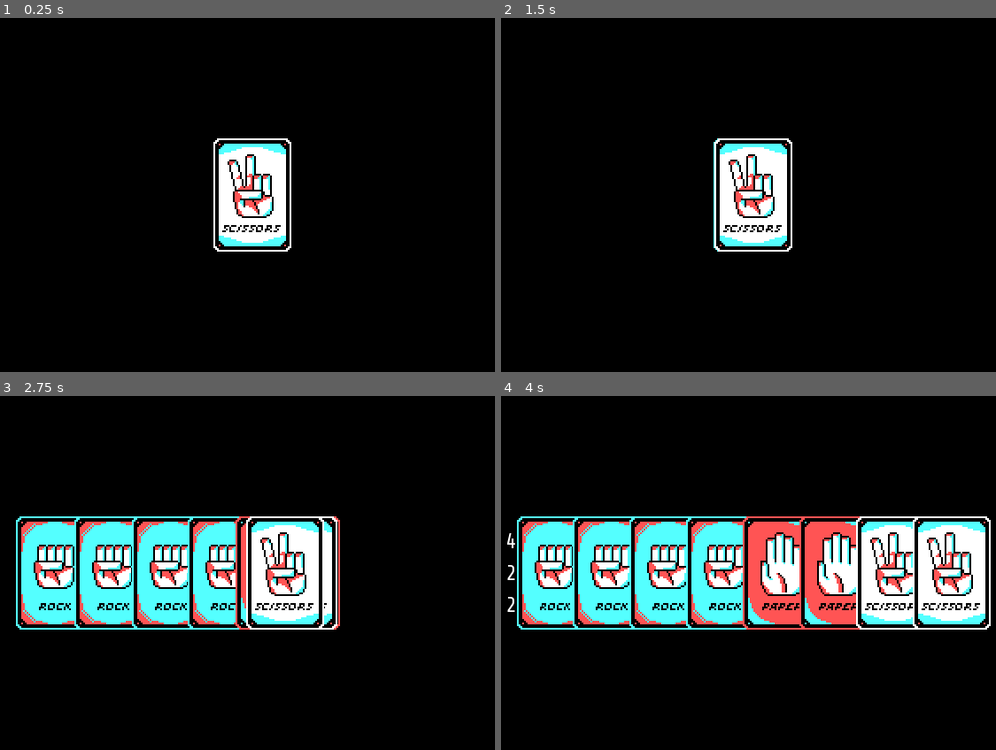
Above: before the commit, frames 1-4 (two rows, left to right).
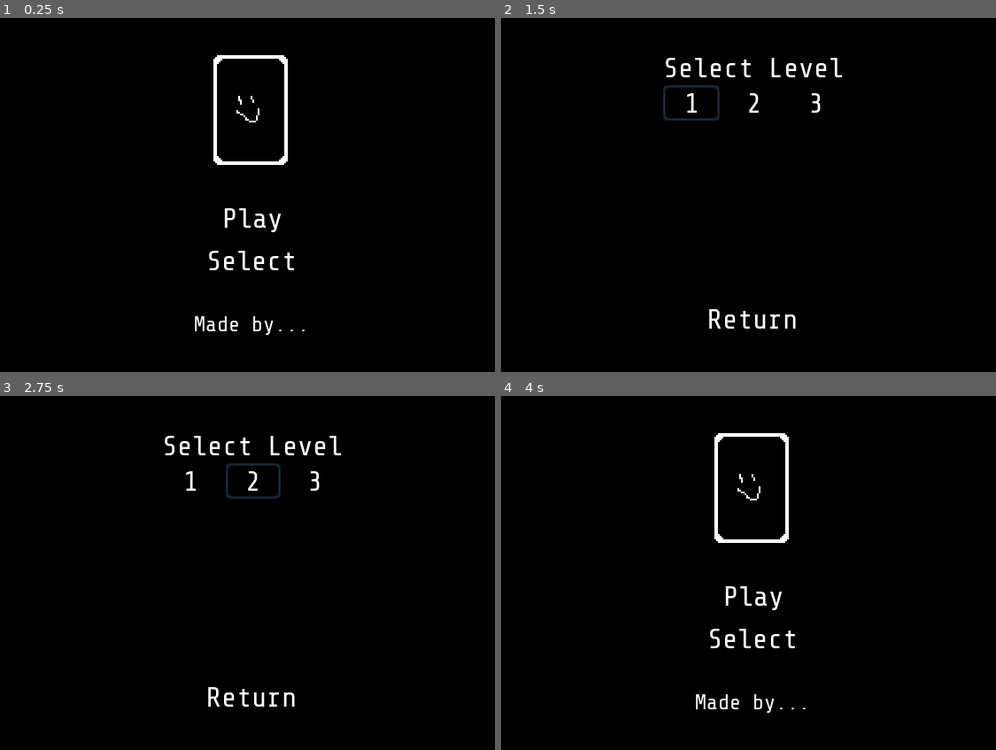
Above: after the commit, the same moments.

Repository: enunezs/EC2020GameJam
Game: Godot game, scene res://Scenes/MainMenu.tscn
The game is run twice, just before and just after one commit, with the same random seed, the same clock (stepped at 60 frames per second) and the same inputs. Before the commit the project starts from res://Game.tscn.
Inputs (mouse positions are in pixels of both pictures, inside the frame that each line leads up to):
- Up to frame 1 (0.25 s): no input
- Up to frame 2 (1.5 s): click (753, 258) at 0.5 s, where only the run after the commit has a clickable "Select"; click (689, 102) at 1.25 s, where only the run after the commit has a clickable "1"
- Up to frame 3 (2.75 s): click (252, 480) at 2 s, where only the run after the commit has a clickable "2"
- Up to frame 4 (4 s): click (817, 480) at 2.75 s, where only the run after the commit has a clickable "3"; click (753, 696) at 3.5 s, where only the run after the commit has a clickable "Return"

The runs differ from the first frame. In frame 1, 4.8% of the frame differs, in the area x 39-62%, y 10-90%; in frame 2, 5.2%; in frame 3, 18%; in frame 4, 25%, in the area x 1-99%, y 10-90%.

Commit message:
Level select works

Diff:
--- /dev/null
+++ b/ButtonLoadScene.gd
@@ -0,0 +1,9 @@
+extends Button
+
+
+export(String, FILE) onready var scene_file_path
+
+func _on_ButtonPlay_pressed():
+	print("Switching to scene ")
+	print(scene_file_path)
+	get_tree().change_scene(scene_file_path)
--- /dev/null
+++ b/ButtonToScene.tscn
@@ -0,0 +1,31 @@
+[gd_scene load_steps=3 format=2]
+
+[ext_resource path="res://Font/BaseFont.tres" type="DynamicFont" id=1]
+[ext_resource path="res://ButtonLoadScene.gd" type="Script" id=2]
+
+[node name="ButtonPlay" type="Button"]
+margin_top = 29.0
+margin_right = 64.0
+margin_bottom = 49.0
+flat = true
+script = ExtResource( 2 )
+__meta__ = {
+"_edit_use_anchors_": false
+}
+
+[node name="TextPlay" type="Label" parent="."]
+anchor_left = 0.5
+anchor_top = 0.5
+anchor_right = 0.5
+anchor_bottom = 0.5
+margin_left = -32.0
+margin_top = -9.5
+margin_right = 32.0
+margin_bottom = 9.5
+custom_fonts/font = ExtResource( 1 )
+text = "Play"
+align = 1
+__meta__ = {
+"_edit_use_anchors_": false
+}
+[connection signal="pressed" from="." to="." method="_on_ButtonPlay_pressed"]
--- /dev/null
+++ b/Font/BaseFont.tres
@@ -0,0 +1,6 @@
+[gd_resource type="DynamicFont" load_steps=2 format=2]
+
+[ext_resource path="res://Font/Shure Tech Mono Nerd Font Complete.ttf" type="DynamicFontData" id=1]
+
+[resource]
+font_data = ExtResource( 1 )
--- a/Game.tscn
+++ b/Scenes/Game.tscn
@@ -1,24 +1,24 @@
 [gd_scene load_steps=7 format=2]
 
-[ext_resource path="res://Cards/CardBase.tscn" type="PackedScene" id=1]
+[ext_resource path="res://Board.gd" type="Script" id=1]
 [ext_resource path="res://MainGame.gd" type="Script" id=2]
-[ext_resource path="res://Board.gd" type="Script" id=3]
-[ext_resource path="res://Font/Shure Tech Mono Nerd Font Complete.ttf" type="DynamicFontData" id=4]
-[ext_resource path="res://UI.gd" type="Script" id=5]
+[ext_resource path="res://Cards/CardBase.tscn" type="PackedScene" id=3]
+[ext_resource path="res://UI.gd" type="Script" id=4]
+[ext_resource path="res://Font/Shure Tech Mono Nerd Font Complete.ttf" type="DynamicFontData" id=5]
 
 [sub_resource type="DynamicFont" id=1]
 size = 12
-font_data = ExtResource( 4 )
+font_data = ExtResource( 5 )
 
 [node name="Game" type="Node2D"]
 script = ExtResource( 2 )
-basic_card = ExtResource( 1 )
+basic_card = ExtResource( 3 )
 deck_rock = 4
 deck_paper = 2
 deck_scissors = 2
 
 [node name="Board" type="Node2D" parent="."]
-script = ExtResource( 3 )
+script = ExtResource( 1 )
 
 [node name="ScoreDisplay" type="Node2D" parent="."]
 
@@ -95,10 +95,11 @@
 }
 
 [node name="HBoxContainer" type="VBoxContainer" parent="UI/CounterBox"]
-margin_left = 20.0
+margin_left = 5.0
 margin_top = 20.0
-margin_right = 68.0
-margin_bottom = 70.0
+margin_right = 100.0
+margin_bottom = 20.0
+grow_horizontal = 0
 
 [node name="RockCounter" type="Label" parent="UI/CounterBox/HBoxContainer"]
 margin_right = 24.0
@@ -106,7 +107,7 @@
 size_flags_horizontal = 0
 custom_fonts/font = SubResource( 1 )
 text = "Rock"
-align = 1
+valign = 1
 
 [node name="PaperCounter" type="Label" parent="UI/CounterBox/HBoxContainer"]
 margin_top = 18.0
@@ -115,7 +116,7 @@
 size_flags_horizontal = 0
 custom_fonts/font = SubResource( 1 )
 text = "Paper"
-align = 1
+valign = 1
 
 [node name="ScissorsCounter" type="Label" parent="UI/CounterBox/HBoxContainer"]
 margin_top = 36.0
@@ -124,4 +125,4 @@
 size_flags_horizontal = 0
 custom_fonts/font = SubResource( 1 )
 text = "Scissors"
-align = 1
+valign = 1
--- /dev/null
+++ b/Scenes/LevelSelect.tscn
@@ -0,0 +1,148 @@
+[gd_scene load_steps=3 format=2]
+
+[ext_resource path="res://Font/BaseFont.tres" type="DynamicFont" id=1]
+[ext_resource path="res://ButtonLoadScene.gd" type="Script" id=2]
+
+[node name="MarginContainer" type="MarginContainer"]
+anchor_right = 1.0
+anchor_bottom = 1.0
+custom_constants/margin_right = 20
+custom_constants/margin_top = 20
+custom_constants/margin_left = 20
+custom_constants/margin_bottom = 20
+__meta__ = {
+"_edit_use_anchors_": false
+}
+
+[node name="HBoxContainer" type="HBoxContainer" parent="."]
+margin_left = 20.0
+margin_top = 20.0
+margin_right = 300.0
+margin_bottom = 180.0
+alignment = 1
+
+[node name="VBoxContainer" type="VBoxContainer" parent="HBoxContainer"]
+margin_left = 86.0
+margin_right = 194.0
+margin_bottom = 160.0
+custom_constants/separation = 0
+alignment = 1
+
+[node name="SelectLevel" type="Label" parent="HBoxContainer/VBoxContainer"]
+margin_right = 108.0
+margin_bottom = 19.0
+custom_fonts/font = ExtResource( 1 )
+text = "Select Level"
+align = 1
+__meta__ = {
+"_edit_use_anchors_": false
+}
+
+[node name="MenuOptions" type="GridContainer" parent="HBoxContainer/VBoxContainer"]
+margin_top = 19.0
+margin_right = 108.0
+margin_bottom = 140.0
+grow_horizontal = 2
+grow_vertical = 2
+size_flags_horizontal = 3
+size_flags_vertical = 3
+columns = 3
+
+[node name="ButtonLv1" type="Button" parent="HBoxContainer/VBoxContainer/MenuOptions"]
+margin_right = 33.0
+margin_bottom = 20.0
+size_flags_horizontal = 3
+flat = true
+script = ExtResource( 2 )
+
+[node name="TextPlay" type="Label" parent="HBoxContainer/VBoxContainer/MenuOptions/ButtonLv1"]
+anchor_left = 0.5
+anchor_top = 0.5
+anchor_right = 0.5
+anchor_bottom = 0.5
+margin_left = -32.0
+margin_top = -9.5
+margin_right = 32.0
+margin_bottom = 9.5
+custom_fonts/font = ExtResource( 1 )
+text = "1"
+align = 1
+__meta__ = {
+"_edit_use_anchors_": false
+}
+
+[node name="ButtonLv2" type="Button" parent="HBoxContainer/VBoxContainer/MenuOptions"]
+margin_left = 37.0
+margin_right = 70.0
+margin_bottom = 20.0
+size_flags_horizontal = 3
+flat = true
+script = ExtResource( 2 )
+
+[node name="TextPlay" type="Label" parent="HBoxContainer/VBoxContainer/MenuOptions/ButtonLv2"]
+anchor_left = 0.5
+anchor_top = 0.5
+anchor_right = 0.5
+anchor_bottom = 0.5
+margin_left = -32.0
+margin_top = -9.5
+margin_right = 32.0
+margin_bottom = 9.5
+custom_fonts/font = ExtResource( 1 )
+text = "2"
+align = 1
+__meta__ = {
+"_edit_use_anchors_": false
+}
+
+[node name="ButtonLv3" type="Button" parent="HBoxContainer/VBoxContainer/MenuOptions"]
+margin_left = 74.0
+margin_right = 107.0
+margin_bottom = 20.0
+size_flags_horizontal = 3
+flat = true
+script = ExtResource( 2 )
+
+[node name="TextPlay" type="Label" parent="HBoxContainer/VBoxContainer/MenuOptions/ButtonLv3"]
+anchor_left = 0.5
+anchor_top = 0.5
+anchor_right = 0.5
+anchor_bottom = 0.5
+margin_left = -32.0
+margin_top = -9.5
+margin_right = 32.0
+margin_bottom = 9.5
+custom_fonts/font = ExtResource( 1 )
+text = "3"
+align = 1
+__meta__ = {
+"_edit_use_anchors_": false
+}
+
+[node name="ButtonReturn" type="Button" parent="HBoxContainer/VBoxContainer"]
+margin_top = 140.0
+margin_right = 108.0
+margin_bottom = 160.0
+flat = true
+script = ExtResource( 2 )
+scene_file_path = "res://Scenes/MainMenu.tscn"
+
+[node name="TextPlay" type="Label" parent="HBoxContainer/VBoxContainer/ButtonReturn"]
+anchor_left = 0.5
+anchor_top = 0.5
+anchor_right = 0.5
+anchor_bottom = 0.5
+margin_left = -32.0
+margin_top = -9.5
+margin_right = 32.0
+margin_bottom = 9.5
+custom_fonts/font = ExtResource( 1 )
+text = "Return"
+align = 1
+__meta__ = {
+"_edit_use_anchors_": false
+}
+[connection signal="pressed" from="HBoxContainer/VBoxContainer/MenuOptions/ButtonLv1" to="HBoxContainer/VBoxContainer/MenuOptions/ButtonLv1" method="_on_ButtonPlay_pressed"]
+[connection signal="pressed" from="HBoxContainer/VBoxContainer/MenuOptions/ButtonLv2" to="HBoxContainer/VBoxContainer/MenuOptions/ButtonLv2" method="_on_ButtonPlay_pressed"]
+[connection signal="pressed" from="HBoxContainer/VBoxContainer/MenuOptions/ButtonLv3" to="HBoxContainer/VBoxContainer/MenuOptions/ButtonLv3" method="_on_ButtonPlay_pressed"]
+[connection signal="pressed" from="HBoxContainer/VBoxContainer/ButtonReturn" to="HBoxContainer/VBoxContainer/ButtonReturn" method="_on_ButtonPlay_pressed"]
--- /dev/null
+++ b/Scenes/MainMenu.tscn
@@ -0,0 +1,112 @@
+[gd_scene load_steps=6 format=2]
+
+[ext_resource path="res://Cards/Sprites/Card_01-1.png.png" type="Texture" id=1]
+[ext_resource path="res://Font/BaseFont.tres" type="DynamicFont" id=2]
+[ext_resource path="res://Font/Shure Tech Mono Nerd Font Complete.ttf" type="DynamicFontData" id=3]
+[ext_resource path="res://ButtonLoadScene.gd" type="Script" id=4]
+
+[sub_resource type="DynamicFont" id=1]
+size = 12
+font_data = ExtResource( 3 )
+
+[node name="MarginContainer" type="MarginContainer"]
+anchor_right = 1.0
+anchor_bottom = 1.0
+custom_constants/margin_right = 20
+custom_constants/margin_top = 20
+custom_constants/margin_left = 20
+custom_constants/margin_bottom = 20
+__meta__ = {
+"_edit_use_anchors_": false
+}
+
+[node name="HBoxContainer" type="HBoxContainer" parent="."]
+margin_left = 20.0
+margin_top = 20.0
+margin_right = 300.0
+margin_bottom = 180.0
+alignment = 1
+
+[node name="VBoxContainer" type="VBoxContainer" parent="HBoxContainer"]
+margin_left = 108.0
+margin_right = 172.0
+margin_bottom = 160.0
+custom_constants/separation = 0
+alignment = 1
+
+[node name="TextureRect" type="TextureRect" parent="HBoxContainer/VBoxContainer"]
+margin_right = 64.0
+margin_bottom = 64.0
+grow_horizontal = 2
+grow_vertical = 2
+size_flags_horizontal = 3
+texture = ExtResource( 1 )
+
+[node name="MenuOptions" type="VBoxContainer" parent="HBoxContainer/VBoxContainer"]
+margin_top = 64.0
+margin_right = 64.0
+margin_bottom = 146.0
+size_flags_horizontal = 3
+size_flags_vertical = 3
+alignment = 1
+
+[node name="ButtonPlay" type="Button" parent="HBoxContainer/VBoxContainer/MenuOptions"]
+margin_top = 19.0
+margin_right = 64.0
+margin_bottom = 39.0
+flat = true
+script = ExtResource( 4 )
+__meta__ = {
+"_edit_use_anchors_": false
+}
+scene_file_path = "res://Scenes/Game.tscn"
+
+[node name="TextPlay" type="Label" parent="HBoxContainer/VBoxContainer/MenuOptions/ButtonPlay"]
+anchor_left = 0.5
+anchor_top = 0.5
+anchor_right = 0.5
+anchor_bottom = 0.5
+margin_left = -32.0
+margin_top = -9.5
+margin_right = 32.0
+margin_bottom = 9.5
+custom_fonts/font = ExtResource( 2 )
+text = "Play"
+align = 1
+__meta__ = {
+"_edit_use_anchors_": false
+}
+
+[node name="SelectPlay" type="Button" parent="HBoxContainer/VBoxContainer/MenuOptions"]
+margin_top = 43.0
+margin_right = 64.0
+margin_bottom = 63.0
+flat = true
+script = ExtResource( 4 )
+scene_file_path = "res://Scenes/LevelSelect.tscn"
+
+[node name="TextPlay" type="Label" parent="HBoxContainer/VBoxContainer/MenuOptions/SelectPlay"]
+anchor_left = 0.5
+anchor_top = 0.5
+anchor_right = 0.5
+anchor_bottom = 0.5
+margin_left = -32.0
+margin_top = -9.5
+margin_right = 32.0
+margin_bottom = 9.5
+custom_fonts/font = ExtResource( 2 )
+text = "Select"
+align = 1
+__meta__ = {
+"_edit_use_anchors_": false
+}
+
+[node name="Credits" type="Label" parent="HBoxContainer/VBoxContainer"]
+margin_top = 146.0
+margin_right = 64.0
+margin_bottom = 160.0
+custom_fonts/font = SubResource( 1 )
+text = "Made by..."
+align = 1
+[connection signal="pressed" from="HBoxContainer/VBoxContainer/MenuOptions/ButtonPlay" to="HBoxContainer/VBoxContainer/MenuOptions/ButtonPlay" method="_on_ButtonPlay_pressed"]
+[connection signal="pressed" from="HBoxContainer/VBoxContainer/MenuOptions/SelectPlay" to="HBoxContainer/VBoxContainer/MenuOptions/SelectPlay" method="_on_ButtonPlay_pressed"]
--- a/UI.gd
+++ b/UI.gd
@@ -22,9 +22,9 @@
 
 #TODO ANIMATE going up!
 func update_counter(n_list):
-	n_rock_text.text = str(n_list[0])
-	n_paper_text.text = str(n_list[1])
-	n_scissors_text.text = str(n_list[2])
+	n_rock_text.text = "R " + str(n_list[0])
+	n_paper_text.text = "P " + str(n_list[1])
+	n_scissors_text.text = "S " + str(n_list[2])
 
 func clear_counter():
 	n_rock_text.text = ""
--- a/project.godot
+++ b/project.godot
@@ -16,7 +16,7 @@
 [application]
 
 config/name="Ec 2020 Game Jam"
-run/main_scene="res://Game.tscn"
+run/main_scene="res://Scenes/MainMenu.tscn"
 config/icon="res://icon.png"
 
 [display]
@@ -29,6 +29,7 @@
 [global]
 
 reso=false
+scen=false
 
 [rendering]
 
Not shown: 1 places in Scenes/Game.tscn that only renumber resources
